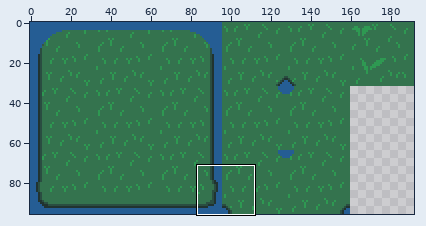
Two states of a sprite sheet, source/assets/images/tilesets/silver-swamp-grass.png. The picture above shows the old version from afar; the outline marks the close-up.
Close-up. The starting point:
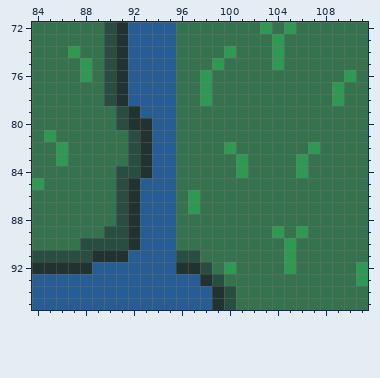
The file is 192x96 pixels. Shown: x 84..111, y 72..95.
And afterwards:
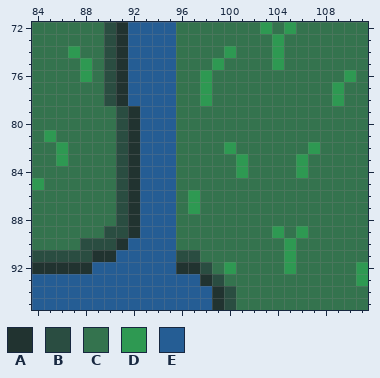
Palette (. is transparent): A #213330  B #2a4d41  C #34734e  D #2e9952  E #255d94
Difference:
@@ x 89..95 @@
 79 CCBAEEE
-80 CCBAAEE
-81 CCCBAEE
-82 CCCBAEE
-83 CCCBAEE
-84 CCBBAEE
+80 CCBAEEE
+81 CCBAEEE
+82 CCBAEEE
+83 CCBAEEE
+84 CCBAEEE
 85 CCBAEEE
@@ x 89..94 @@
 89 CBBAEE
-90 BBBAEE
-91 AAAEEE
+90 BBAEEE
+91 AAEEEE
 92 EEEEEE
Boxes around the changes in both close-ups, in picture pixels (x1, y1, x2, y2):
changed: (116, 118, 152, 178)
changed: (116, 238, 140, 262)
